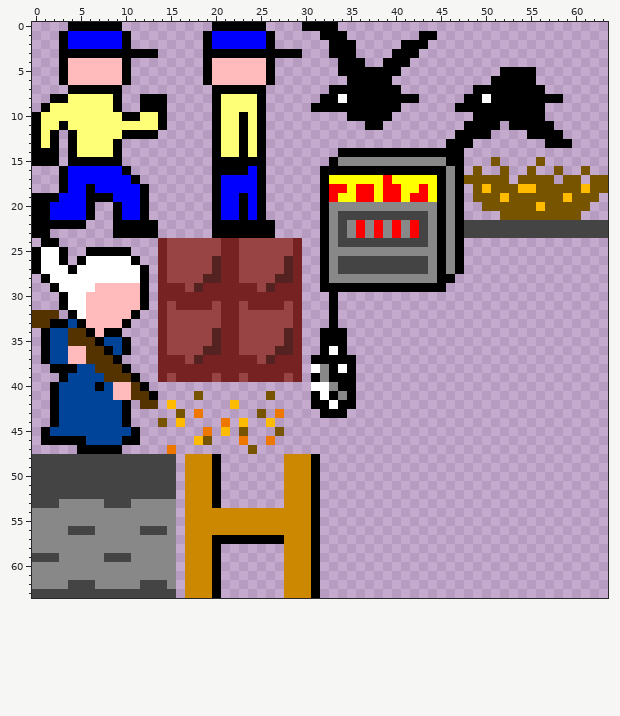
File history of a pixel-art sprite, img/imgmap.png. Above: the version before the commit.
The file is 64x64 pixels.
Once edited:
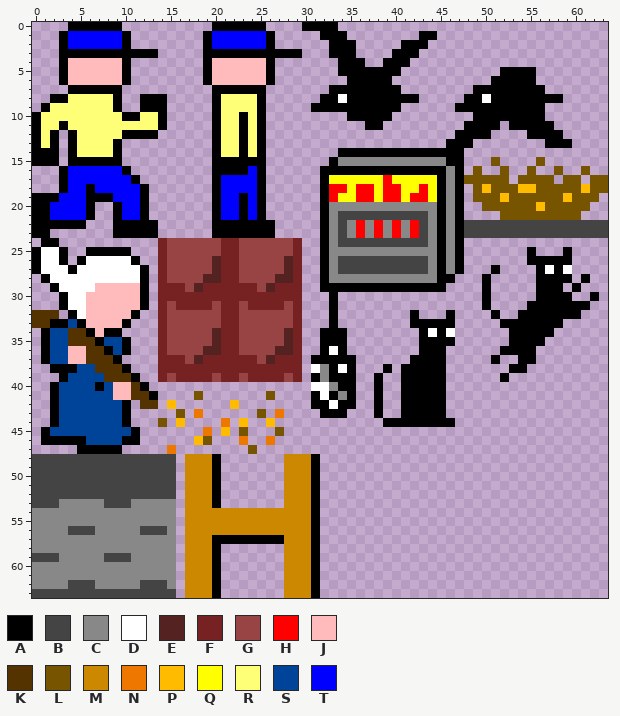
Palette (. is transparent): A #000000  B #444444  C #888888  D #ffffff  E #552222  F #772222  G #994444  H #ff0000  J #ffbbbb  K #553300  L #775500  M #cc8800  N #ee7700  P #ffbb00  Q #ffff00  R #ffff77  S #004499  T #0000ff
Difference:
@@ x 36..63 @@
 24 BBBBBBBBCACA................
-25 CCCCCCCCCACA................
-26 BBBBBBBBCACA................
-27 BBBBBBBBCACA................
-28 CCCCCCCCCAA.................
-29 AAAAAAAAAA..................
-30 ............................
-31 ............................
-32 ............................
-33 ............................
-34 ............................
-35 ............................
-36 ............................
-37 ............................
-38 ............................
-39 ............................
-40 ............................
-41 ............................
-42 ............................
-43 ............................
-44 ............................
+25 CCCCCCCCCACA.......A...A....
+26 BBBBBBBBCACA.......AAAAA....
+27 BBBBBBBBCACA...A....ADAD....
+28 CCCCCCCCCAA...A.....AAAA.A..
+29 AAAAAAAAAA....A.....AAA.A...
+30 ..............A.....AAAA..A.
+31 ..............A....AAAAAAA..
+32 ......A...A....A..AAAAAAA...
+33 ......AAAAA.....AAAAAAA.....
+34 .......ADAD......AAAAA......
+35 .......AAAA......AAAA.......
+36 .......AAA......AAAA........
+37 ......AAAA.....A..AA........
+38 ...A.AAAAA.......AA.........
+39 ..A..AAAAA......A...........
+40 ..A..AAAAA..................
+41 ..A..AAAAA..................
+42 ..A..AAAAA..................
+43 ..A..AAAAA..................
+44 ...AAAAAAAA.................
 45 ............................
